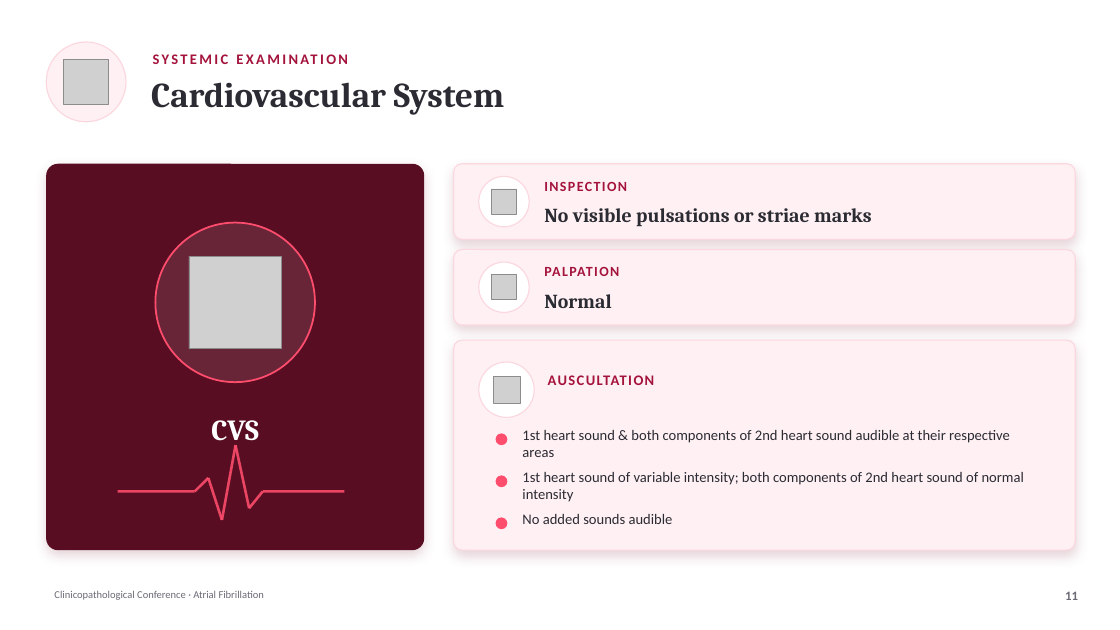
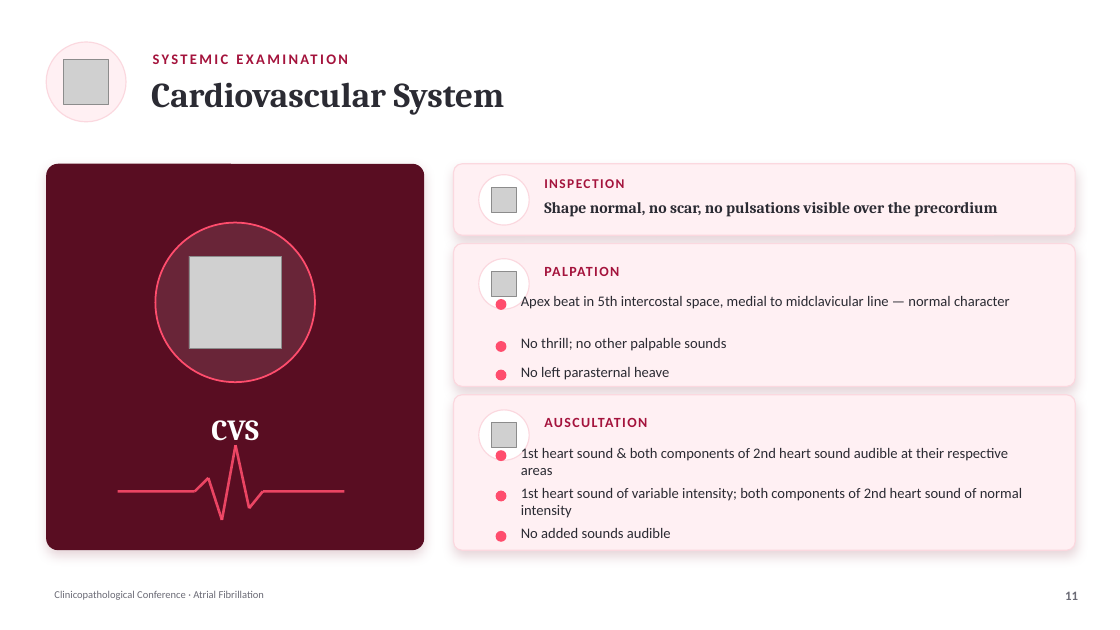
Before and after one commit to Waqar-msx9t/Waqar-msx9t.github.io, a slide deck: slide 11 of presentations/Clinicopathological-Conference-COMPLETE.pptx. Drawn at 1120x630 pixels with LibreOffice and Linux fonts; fonts in the diff are those of the drawing; grey boxes stand for pictures. Boxes give left, top, right and bottom in pixels: in the first picture for what was removed or moved away, otherwise in the second. Text is boxed around its words. In the diff, an @@ line names an element or a change of style, - is before the commit and + after.

```diff
--- a/presentations/Clinicopathological-Conference-COMPLETE.pptx
+++ b/presentations/Clinicopathological-Conference-COMPLETE.pptx
@@ rounded rectangle: place and size @@
-rounded rectangle at bbox=[454, 164, 1075, 239]
+rounded rectangle at bbox=[454, 164, 1075, 235]
@@ text "INSPECTION" at bbox=[544, 175, 1057, 197]: size 12 to 11.5 pt @@
@@ text at bbox=[544, 202, 997, 217]: text changed; size 17 to 13.5 pt @@
-No visible pulsations or striae marks
+Shape normal, no scar, no pulsations visible over the precordium
@@ text "Shape normal, no scar, no ..." at bbox=[544, 202, 997, 217]: vertical alignment middle to top @@
@@ rounded rectangle: place and size @@
-rounded rectangle at bbox=[454, 250, 1075, 325]
+rounded rectangle at bbox=[454, 244, 1075, 386]
@@ ellipse: place and size @@
-ellipse at bbox=[479, 262, 529, 313]
+ellipse at bbox=[479, 259, 529, 309]
@@ picture: place and size @@
-picture at bbox=[492, 275, 517, 300]
+picture at bbox=[492, 271, 517, 297]
@@ ellipse added at bbox=[496, 299, 507, 310], fill #FF4D6D @@
@@ text added at bbox=[521, 296, 1010, 309], 12.5 pt, text #2B2B33 @@
+Apex beat in 5th intercostal space, medial to midclavicular line — normal character
@@ text removed at bbox=[544, 294, 611, 308] @@
-Normal
@@ ellipse added at bbox=[496, 341, 507, 352], fill #FF4D6D @@
@@ text added at bbox=[521, 338, 726, 351], 12.5 pt, text #2B2B33 @@
+No thrill; no other palpable sounds
@@ ellipse added at bbox=[496, 370, 507, 381], fill #FF4D6D @@
@@ text added at bbox=[521, 367, 669, 380], 12.5 pt, text #2B2B33 @@
+No left parasternal heave
@@ proportions changed in 3 elements at bbox=[454, 164, 1075, 235], bbox=[454, 244, 1075, 386], bbox=[454, 395, 1075, 550] @@
@@ rounded rectangle: place and size @@
-rounded rectangle at bbox=[454, 340, 1075, 550]
+rounded rectangle at bbox=[454, 395, 1075, 550]
@@ ellipse: place and size @@
-ellipse at bbox=[479, 362, 534, 418]
+ellipse at bbox=[479, 410, 529, 460]
@@ text "AUSCULTATION": place and size @@
-text "AUSCULTATION" at bbox=[548, 375, 655, 385]
+text "AUSCULTATION" at bbox=[544, 413, 1057, 439]
@@ text "AUSCULTATION" at bbox=[544, 413, 1057, 439]: size 12.5 to 12 pt @@
@@ picture: place and size @@
-picture at bbox=[493, 376, 520, 403]
+picture at bbox=[492, 423, 517, 448]
@@ text "1st heart sound & both ...": place and size @@
-text "1st heart sound & both ..." at bbox=[522, 430, 1010, 457]
+text "1st heart sound & both ..." at bbox=[521, 448, 1008, 475]
@@ 3 ellipses, 2 texts: place and size @@
-3 ellipses, 2 texts at bbox=[496, 434, 1024, 529]
+3 ellipses, 2 texts at bbox=[496, 450, 1022, 542]
```
Also in this commit, not shown: 1 other file.
